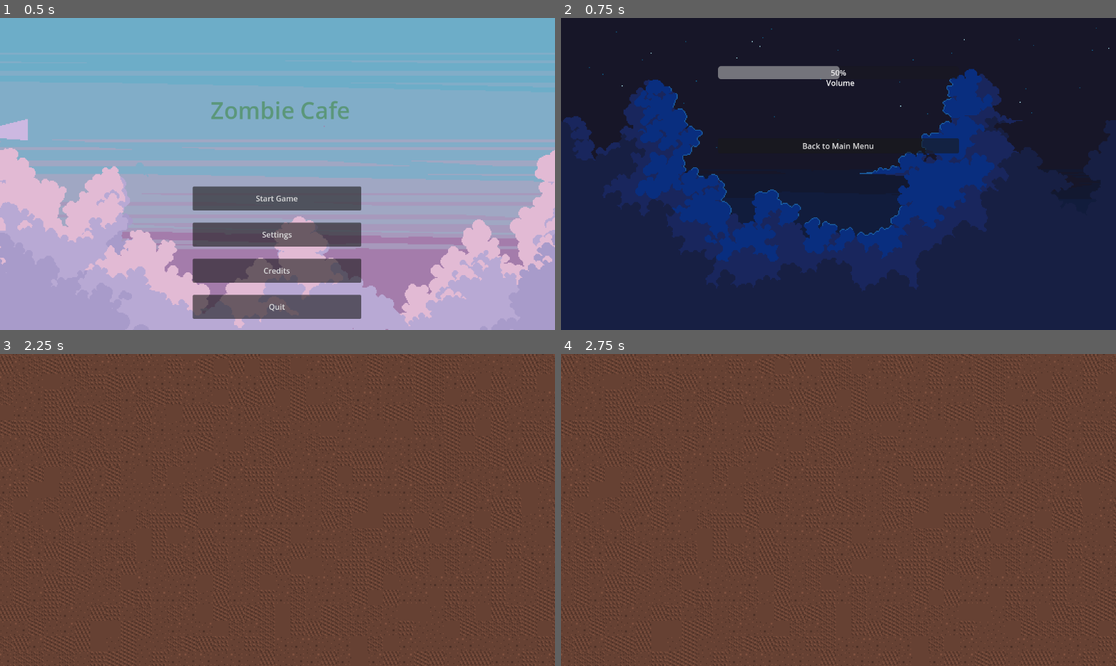
Above: before the commit, frames 1-4 (two rows, left to right).
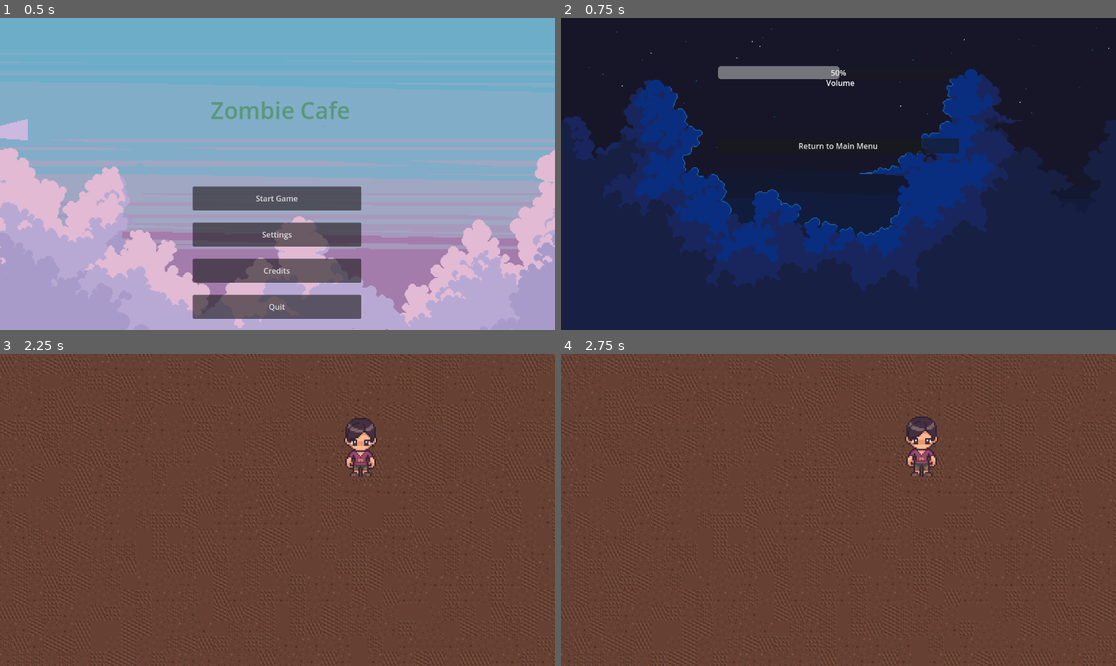
Above: after the commit, the same moments.

Repository: ratgaw/ZombieCafe
Game: Godot game, scene res://Scenes/main_menu.tscn
Two runs of this game, one before a commit and one after it. Both use one fixed random seed, a clock stepped at 60 frames per second and the inputs below. Before the commit the project starts from res://Scenes/Main Menu.tscn.
Inputs:
- Up to frame 1 (0.5 s): no input
- Up to frame 2 (0.75 s): click "Settings" at 0.5 s
- Up to frame 3 (2.25 s): click "Back to Main Menu" (after the commit: "Return to Main Menu") at 1.25 s; click "Start Game" at 2 s
- Up to frame 4 (2.75 s): no input

Frame 1 is identical in both runs. In frame 2, 0.2% of the frame differs, in the area x 42-57%, y 40-43%; in frame 3, 0.8%; in frame 4, 0.8%, in the area x 61-68%, y 20-40%.

Commit message:
Addition of First Characters/ Menu Polishing
- added loading screen before game
- fiddled around and streamlined menus more
- added idle animation villager to main game

Diff:
--- a/Main_Menu/Assets/Tiles/cafe_tileset.tres
+++ b/Main_Menu/Assets/Tiles/cafe_tileset.tres
@@ -1,6 +1,7 @@
-[gd_resource type="TileSet" load_steps=3 format=3 uid="uid://bbdk2kw5qsuvl"]
+[gd_resource type="TileSet" load_steps=5 format=3 uid="uid://bbdk2kw5qsuvl"]
 
 [ext_resource type="Texture2D" uid="uid://brs752yw77brd" path="res://Assets/Tiles/FD_Dungeon_Free.png" id="1_gb71j"]
+[ext_resource type="Texture2D" uid="uid://b3u0m1ak1rjre" path="res://Assets/Sprites/Zombie&Villager1_Animations.png" id="2_14vgk"]
 
 [sub_resource type="TileSetAtlasSource" id="TileSetAtlasSource_14vgk"]
 texture = ExtResource("1_gb71j")
@@ -2218,6 +2219,157 @@
 6:23/0 = 0
 7:23/0 = 0
 
+[sub_resource type="TileSetAtlasSource" id="TileSetAtlasSource_3u5ac"]
+resource_name = "Peasant1 & Zombie1"
+texture = ExtResource("2_14vgk")
+texture_region_size = Vector2i(32, 32)
+0:0/next_alternative_id = 2
+0:0/0 = 0
+1:0/0 = 0
+2:0/0 = 0
+3:0/0 = 0
+4:0/0 = 0
+5:0/0 = 0
+6:0/0 = 0
+7:0/0 = 0
+8:0/0 = 0
+9:0/0 = 0
+10:0/0 = 0
+11:0/0 = 0
+12:0/0 = 0
+13:0/0 = 0
+14:0/0 = 0
+15:0/0 = 0
+16:0/0 = 0
+17:0/0 = 0
+18:0/0 = 0
+19:0/0 = 0
+20:0/0 = 0
+21:0/0 = 0
+22:0/0 = 0
+23:0/0 = 0
+0:1/0 = 0
+1:1/0 = 0
+2:1/0 = 0
+3:1/0 = 0
+4:1/0 = 0
+5:1/0 = 0
+6:1/0 = 0
+7:1/0 = 0
+8:1/0 = 0
+9:1/0 = 0
+10:1/0 = 0
+11:1/0 = 0
+12:1/0 = 0
+13:1/0 = 0
+14:1/0 = 0
+15:1/0 = 0
+16:1/0 = 0
+17:1/0 = 0
+18:1/0 = 0
+19:1/0 = 0
+20:1/0 = 0
+21:1/0 = 0
+22:1/0 = 0
+23:1/0 = 0
+0:2/0 = 0
+1:2/0 = 0
+2:2/0 = 0
+3:2/0 = 0
+4:2/0 = 0
+5:2/0 = 0
+6:2/0 = 0
+7:2/0 = 0
+8:2/0 = 0
+9:2/0 = 0
+10:2/0 = 0
+11:2/0 = 0
+12:2/0 = 0
+13:2/0 = 0
+14:2/0 = 0
+15:2/0 = 0
+16:2/0 = 0
+17:2/0 = 0
+18:2/0 = 0
+19:2/0 = 0
+20:2/0 = 0
+21:2/0 = 0
+22:2/0 = 0
+23:2/0 = 0
+0:3/0 = 0
+1:3/0 = 0
+2:3/0 = 0
+3:3/0 = 0
+4:3/0 = 0
+5:3/0 = 0
+6:3/0 = 0
+7:3/0 = 0
+8:3/0 = 0
+9:3/0 = 0
+10:3/0 = 0
+11:3/0 = 0
+12:3/0 = 0
+13:3/0 = 0
+14:3/0 = 0
+15:3/0 = 0
+16:3/0 = 0
+17:3/0 = 0
+18:3/0 = 0
+19:3/0 = 0
+20:3/0 = 0
+21:3/0 = 0
+22:3/0 = 0
+23:3/0 = 0
+0:4/0 = 0
+1:4/0 = 0
+2:4/0 = 0
+3:4/0 = 0
+4:4/0 = 0
+5:4/0 = 0
+6:4/0 = 0
+7:4/0 = 0
+8:4/0 = 0
+9:4/0 = 0
+10:4/0 = 0
+11:4/0 = 0
+12:4/0 = 0
+13:4/0 = 0
+14:4/0 = 0
+15:4/0 = 0
+16:4/0 = 0
+17:4/0 = 0
+18:4/0 = 0
+19:4/0 = 0
+20:4/0 = 0
+21:4/0 = 0
+22:4/0 = 0
+23:4/0 = 0
+0:5/0 = 0
+1:5/0 = 0
+2:5/0 = 0
+3:5/0 = 0
+4:5/0 = 0
+5:5/0 = 0
+6:5/0 = 0
+7:5/0 = 0
+8:5/0 = 0
+9:5/0 = 0
+10:5/0 = 0
+11:5/0 = 0
+12:5/0 = 0
+13:5/0 = 0
+14:5/0 = 0
+15:5/0 = 0
+16:5/0 = 0
+17:5/0 = 0
+18:5/0 = 0
+19:5/0 = 0
+20:5/0 = 0
+21:5/0 = 0
+22:5/0 = 0
+23:5/0 = 0
+
 [resource]
 tile_size = Vector2i(32, 32)
 sources/0 = SubResource("TileSetAtlasSource_14vgk")
+sources/1 = SubResource("TileSetAtlasSource_3u5ac")
--- a/Main_Menu/Scenes/cafe_game.tscn
+++ b/Main_Menu/Scenes/cafe_game.tscn
@@ -1,9 +1,10 @@
-[gd_scene load_steps=5 format=4 uid="uid://b166kri0t125b"]
+[gd_scene load_steps=6 format=4 uid="uid://b166kri0t125b"]
 
 [ext_resource type="Script" uid="uid://8dns3g2eg8ct" path="res://Scripts/cafe_game_screen.gd" id="1_4hync"]
 [ext_resource type="TileSet" uid="uid://bbdk2kw5qsuvl" path="res://Assets/Tiles/cafe_tileset.tres" id="1_aygtp"]
 [ext_resource type="Script" uid="uid://bg45mnn3kevs7" path="res://Scripts/cafe_popup_options.gd" id="3_4wyqv"]
 [ext_resource type="AudioStream" uid="uid://clm416pxlbsle" path="res://Assets/Audio/Game Music.mp3" id="4_4wyqv"]
+[ext_resource type="PackedScene" uid="uid://0j31q5h1ra3y" path="res://Scenes/peasant_1.tscn" id="5_0ja1t"]
 
 [node name="Cafe Game" type="Node2D"]
 script = ExtResource("1_4hync")
@@ -35,4 +36,7 @@
 autoplay = true
 parameters/looping = true
 
+[node name="Peasant1" parent="." instance=ExtResource("5_0ja1t")]
+position = Vector2(171, -69)
+
 [connection signal="index_pressed" from="Game Options Menu" to="Game Options Menu" method="_on_index_pressed"]
--- /dev/null
+++ b/Main_Menu/Scenes/loading_screen.tscn
@@ -0,0 +1,27 @@
+[gd_scene load_steps=2 format=3 uid="uid://bonibj1ef1fjv"]
+
+[ext_resource type="Script" uid="uid://dsesqmsfbgr0h" path="res://Scripts/loading_screen.gd" id="1_oobaa"]
+
+[node name="Loading Screen" type="Control"]
+layout_mode = 3
+anchors_preset = 15
+anchor_right = 1.0
+anchor_bottom = 1.0
+grow_horizontal = 2
+grow_vertical = 2
+script = ExtResource("1_oobaa")
+
+[node name="Loading Progress" type="ProgressBar" parent="."]
+custom_minimum_size = Vector2(500, 0)
+layout_mode = 1
+anchors_preset = 8
+anchor_left = 0.5
+anchor_top = 0.5
+anchor_right = 0.5
+anchor_bottom = 0.5
+offset_left = -2.0
+offset_top = -13.5
+offset_right = 2.0
+offset_bottom = 13.5
+grow_horizontal = 2
+grow_vertical = 2
--- /dev/null
+++ b/Main_Menu/Scenes/msettings_menu.tscn
@@ -0,0 +1,86 @@
+[gd_scene load_steps=7 format=3 uid="uid://ds6dxue6o6u8f"]
+
+[ext_resource type="Texture2D" uid="uid://4a32ov8qxpjq" path="res://Assets/Backgrounds/Clouds/Clouds 3/1.png" id="1_73nxc"]
+[ext_resource type="Texture2D" uid="uid://bhrngutypr6vm" path="res://Assets/Backgrounds/Clouds/Clouds 3/3.png" id="2_gb75m"]
+[ext_resource type="Script" uid="uid://bwgk2xh2jw0k1" path="res://Scripts/msettings_menu_options.gd" id="3_a66el"]
+[ext_resource type="AudioStream" uid="uid://dgp16p668ijv7" path="res://Assets/Audio/Settings Menu Music.mp3" id="4_tgwfx"]
+
+[sub_resource type="StyleBoxTexture" id="StyleBoxTexture_qmswi"]
+texture = ExtResource("1_73nxc")
+
+[sub_resource type="StyleBoxTexture" id="StyleBoxTexture_nh0im"]
+texture = ExtResource("2_gb75m")
+
+[node name="MSettings Menu" type="Control"]
+layout_mode = 3
+anchors_preset = 15
+anchor_right = 1.0
+anchor_bottom = 1.0
+grow_horizontal = 2
+grow_vertical = 2
+
+[node name="Background" type="Panel" parent="."]
+layout_mode = 1
+anchors_preset = 15
+anchor_right = 1.0
+anchor_bottom = 1.0
+grow_horizontal = 2
+grow_vertical = 2
+theme_override_styles/panel = SubResource("StyleBoxTexture_qmswi")
+
+[node name="Background Clouds" type="Panel" parent="."]
+layout_mode = 1
+anchors_preset = 15
+anchor_right = 1.0
+anchor_bottom = 1.0
+grow_horizontal = 2
+grow_vertical = 2
+theme_override_styles/panel = SubResource("StyleBoxTexture_nh0im")
+
+[node name="MenuOptions" type="GridContainer" parent="."]
+custom_minimum_size = Vector2(500, 0)
+layout_mode = 1
+anchors_preset = -1
+anchor_left = 0.5
+anchor_right = 0.5
+anchor_bottom = 1.0
+offset_top = 100.0
+offset_bottom = -100.0
+grow_horizontal = 2
+grow_vertical = 2
+theme_override_constants/v_separation = 100
+script = ExtResource("3_a66el")
+
+[node name="Volume Control" type="Container" parent="MenuOptions"]
+custom_minimum_size = Vector2(0, 50)
+layout_mode = 2
+size_flags_horizontal = 3
+
+[node name="Volume Display" type="ProgressBar" parent="MenuOptions/Volume Control"]
+custom_minimum_size = Vector2(500, 0)
+layout_mode = 2
+size_flags_horizontal = 4
+
+[node name="RichTextLabel" type="RichTextLabel" parent="MenuOptions/Volume Control"]
+custom_minimum_size = Vector2(500, 70)
+layout_mode = 2
+text = "
+													  Volume"
+
+[node name="Volume Slider" type="HSlider" parent="MenuOptions/Volume Control"]
+visibility_layer = 0
+custom_minimum_size = Vector2(500, 30)
+layout_mode = 2
+size_flags_horizontal = 3
+
+[node name="Back to Main" type="Button" parent="MenuOptions"]
+layout_mode = 2
+text = "Return to Main Menu"
+
+[node name="Settings Music" type="AudioStreamPlayer" parent="."]
+stream = ExtResource("4_tgwfx")
+autoplay = true
+parameters/looping = true
+
+[connection signal="value_changed" from="MenuOptions/Volume Control/Volume Slider" to="MenuOptions" method="_on_volume_slider_value_changed"]
+[connection signal="pressed" from="MenuOptions/Back to Main" to="MenuOptions" method="_on_back_to_main_pressed"]
--- /dev/null
+++ b/Main_Menu/Scenes/peasant_1.tscn
@@ -0,0 +1,95 @@
+[gd_scene load_steps=11 format=3 uid="uid://0j31q5h1ra3y"]
+
+[ext_resource type="Texture2D" uid="uid://b3u0m1ak1rjre" path="res://Assets/Sprites/Zombie&Villager1_Animations.png" id="1_ig52h"]
+
+[sub_resource type="AtlasTexture" id="AtlasTexture_8dytm"]
+atlas = ExtResource("1_ig52h")
+region = Rect2(0, 98, 48, 47)
+
+[sub_resource type="AtlasTexture" id="AtlasTexture_241ve"]
+atlas = ExtResource("1_ig52h")
+region = Rect2(48, 98, 48, 47)
+
+[sub_resource type="AtlasTexture" id="AtlasTexture_328j1"]
+atlas = ExtResource("1_ig52h")
+region = Rect2(144, 98, 48, 47)
+
+[sub_resource type="AtlasTexture" id="AtlasTexture_gwnp8"]
+atlas = ExtResource("1_ig52h")
+region = Rect2(0, 98, 48, 47)
+
+[sub_resource type="AtlasTexture" id="AtlasTexture_vobeq"]
+atlas = ExtResource("1_ig52h")
+region = Rect2(48, 98, 48, 47)
+
+[sub_resource type="AtlasTexture" id="AtlasTexture_qf2gc"]
+atlas = ExtResource("1_ig52h")
+region = Rect2(96, 98, 48, 47)
+
+[sub_resource type="AtlasTexture" id="AtlasTexture_bxrfj"]
+atlas = ExtResource("1_ig52h")
+region = Rect2(144, 98, 48, 47)
+
+[sub_resource type="SpriteFrames" id="SpriteFrames_ywo1y"]
+animations = [{
+"frames": [{
+"duration": 1.0,
+"texture": SubResource("AtlasTexture_8dytm")
+}, {
+"duration": 1.0,
+"texture": SubResource("AtlasTexture_241ve")
+}, {
+"duration": 1.0,
+"texture": SubResource("AtlasTexture_328j1")
+}, {
+"duration": 1.0,
+"texture": SubResource("AtlasTexture_gwnp8")
+}, {
+"duration": 1.0,
+"texture": SubResource("AtlasTexture_vobeq")
+}, {
+"duration": 1.0,
+"texture": SubResource("AtlasTexture_qf2gc")
+}, {
+"duration": 1.0,
+"texture": SubResource("AtlasTexture_bxrfj")
+}, {
+"duration": 1.0,
+"texture": SubResource("AtlasTexture_8dytm")
+}, {
+"duration": 1.0,
+"texture": SubResource("AtlasTexture_241ve")
+}, {
+"duration": 1.0,
+"texture": SubResource("AtlasTexture_328j1")
+}, {
+"duration": 1.0,
+"texture": SubResource("AtlasTexture_8dytm")
+}, {
+"duration": 1.0,
+"texture": SubResource("AtlasTexture_241ve")
+}, {
+"duration": 1.0,
+"texture": SubResource("AtlasTexture_328j1")
+}],
+"loop": true,
+"name": &"Idle_Front",
+"speed": 5.0
+}]
+
+[sub_resource type="RectangleShape2D" id="RectangleShape2D_y8mpp"]
+size = Vector2(44, 97)
+
+[node name="Peasant1" type="CharacterBody2D"]
+
+[node name="AnimatedSprite2D" type="AnimatedSprite2D" parent="."]
+position = Vector2(0, -69)
+scale = Vector2(3, 3.009)
+sprite_frames = SubResource("SpriteFrames_ywo1y")
+animation = &"Idle_Front"
+autoplay = "Idle_Front"
+frame_progress = 0.6021314
+
+[node name="CollisionShape2D" type="CollisionShape2D" parent="."]
+position = Vector2(1, -54.5)
+shape = SubResource("RectangleShape2D_y8mpp")
--- a/Main_Menu/Scenes/Settings Menu.tscn
+++ b/Main_Menu/Scenes/settings_menu.tscn
@@ -1,15 +1,15 @@
-[gd_scene load_steps=7 format=3 uid="uid://ds6dxue6o6u8f"]
+[gd_scene load_steps=7 format=3 uid="uid://c56jo3dh6kwj4"]
 
-[ext_resource type="Script" uid="uid://bwgk2xh2jw0k1" path="res://Scripts/settings_menu_options.gd" id="1_du2mm"]
-[ext_resource type="Texture2D" uid="uid://4a32ov8qxpjq" path="res://Assets/Backgrounds/Clouds/Clouds 3/1.png" id="1_lpwt2"]
-[ext_resource type="AudioStream" uid="uid://dgp16p668ijv7" path="res://Assets/Audio/Settings Menu Music.mp3" id="2_bynqc"]
-[ext_resource type="Texture2D" uid="uid://bhrngutypr6vm" path="res://Assets/Backgrounds/Clouds/Clouds 3/3.png" id="2_cnmrj"]
+[ext_resource type="Texture2D" uid="uid://4a32ov8qxpjq" path="res://Assets/Backgrounds/Clouds/Clouds 3/1.png" id="1_h2y1r"]
+[ext_resource type="Texture2D" uid="uid://bhrngutypr6vm" path="res://Assets/Backgrounds/Clouds/Clouds 3/3.png" id="2_3etfd"]
+[ext_resource type="Script" uid="uid://cqi3gajodtog5" path="res://Scripts/settings_menu_options.gd" id="3_h2y1r"]
+[ext_resource type="AudioStream" uid="uid://dgp16p668ijv7" path="res://Assets/Audio/Settings Menu Music.mp3" id="4_fe37x"]
 
 [sub_resource type="StyleBoxTexture" id="StyleBoxTexture_qmswi"]
-texture = ExtResource("1_lpwt2")
+texture = ExtResource("1_h2y1r")
 
 [sub_resource type="StyleBoxTexture" id="StyleBoxTexture_nh0im"]
-texture = ExtResource("2_cnmrj")
+texture = ExtResource("2_3etfd")
 
 [node name="Settings Menu" type="Control"]
 layout_mode = 3
@@ -73,14 +73,14 @@
 layout_mode = 2
 size_flags_horizontal = 3
 
-[node name="Back to Main" type="Button" parent="MenuOptions"]
+[node name="Back to Game" type="Button" parent="MenuOptions"]
 layout_mode = 2
-text = "Back to Main Menu"
+text = "Return to Game"
 
 [node name="Settings Music" type="AudioStreamPlayer" parent="."]
-stream = ExtResource("2_bynqc")
+stream = ExtResource("4_fe37x")
 autoplay = true
 parameters/looping = true
 
 [connection signal="value_changed" from="MenuOptions/Volume Control/Volume Slider" to="MenuOptions" method="_on_volume_slider_value_changed"]
-[connection signal="pressed" from="MenuOptions/Back to Main" to="MenuOptions" method="_on_back_to_main_pressed"]
+[connection signal="pressed" from="MenuOptions/Back to Game" to="MenuOptions" method="_on_back_to_game_pressed"]
--- a/Main_Menu/Scripts/Globals.gd
+++ b/Main_Menu/Scripts/Globals.gd
@@ -3,5 +3,5 @@
 #declaring variables to be used over multiple scenes
 var master_bus = AudioServer.get_bus_index("Master")
 var music_volume = 0.5
-var last_scene = "res://Scenes/Main Menu.tscn"
+var last_scene = "res://Scenes/main_menu.tscn"
 var unmute = true
--- a/Main_Menu/Scripts/cafe_popup_options.gd
+++ b/Main_Menu/Scripts/cafe_popup_options.gd
@@ -1,19 +1,22 @@
 extends PopupMenu
+
+@onready var game_options_menu: PopupMenu = $"Game Options Menu"
 
 func _ready() -> void:
 	if Globals.unmute:
 		toggle_item_checked(2)
+	hide_on_checkable_item_selection = false
 
 #Controls Game Options Menu options
 func _on_index_pressed(index: int) -> void:
 	if index == 0:
 		#Takes user back to main menu
 		Globals.last_scene = get_tree().current_scene.scene_file_path
-		get_tree().change_scene_to_file("res://Scenes/Main Menu.tscn")
+		get_tree().change_scene_to_file("res://Scenes/main_menu.tscn")
 	if index == 1:
-		#Takes user to options menu
+		#Takes user to settings menu
 		Globals.last_scene = get_tree().current_scene.scene_file_path
-		get_tree().change_scene_to_file("res://Scenes/Settings Menu.tscn")
+		get_tree().change_scene_to_file("res://Scenes/settings_menu.tscn")
 		#Quickly mutes and un-mutes master volume, resetting volume to default of 50% should volume be muted then unmuted
 	if index == 2:
 		toggle_item_checked(2)
@@ -22,7 +25,6 @@
 			if Globals.music_volume == 0:
 				Globals.music_volume = 0.5
 				AudioServer.set_bus_volume_linear(Globals.master_bus,Globals.music_volume)
-
 		else:
 			AudioServer.set_bus_volume_linear(Globals.master_bus,0)
 			Globals.music_volume = 0
--- /dev/null
+++ b/Main_Menu/Scripts/loading_screen.gd
@@ -0,0 +1,22 @@
+extends Control
+
+const main_game_path = "res://Scenes/cafe_game.tscn"
+
+var loading_status : int
+var progress : Array[float]
+
+@onready var loading_bar : ProgressBar = $"Loading Progress"
+
+func _ready() -> void:
+	ResourceLoader.load_threaded_request(main_game_path)
+
+func _process(delta: float) -> void:
+	loading_status = ResourceLoader.load_threaded_get_status(main_game_path, progress)
+
+	match loading_status:
+		ResourceLoader.THREAD_LOAD_IN_PROGRESS:
+			loading_bar.value = progress[0] * 100
+		ResourceLoader.THREAD_LOAD_LOADED:
+			get_tree().change_scene_to_packed(ResourceLoader.load_threaded_get(main_game_path))
+		ResourceLoader.THREAD_LOAD_FAILED:
+			print("Error. Could not load resource.")
--- a/Main_Menu/Scripts/main_menu_options.gd
+++ b/Main_Menu/Scripts/main_menu_options.gd
@@ -1,4 +1,9 @@
 extends GridContainer
+
+#Declaring scenes as variables for ease of changing
+const loading_screen_path = "res://Scenes/loading_screen.tscn"
+const main_game_path = "res://Scenes/main_menu.tscn"
+const msettings_path = "res://Scenes/msettings_menu.tscn"
 
 # Called when the node enters the scene tree for the first time.
 func _ready() -> void:
@@ -13,8 +18,8 @@
 
 #Switches to main game screen
 func _on_start_game_pressed() -> void:
-	get_tree().change_scene_to_file("res://Scenes/cafe_game.tscn")
+	get_tree().change_scene_to_file(loading_screen_path)
 
 #Switches to settings menu
 func _on_settings_pressed() -> void:
-	get_tree().change_scene_to_file("res://Scenes/Settings Menu.tscn")
+	get_tree().change_scene_to_file(msettings_path)
--- /dev/null
+++ b/Main_Menu/Scripts/msettings_menu_options.gd
@@ -0,0 +1,34 @@
+extends GridContainer
+
+@onready var volume_display: ProgressBar = $"Volume Control/Volume Display"
+@onready var volume_slider: HSlider = $"Volume Control/Volume Slider"
+
+#Sets volume slider graphic to current volume level and adjusts volume to volume level set in global
+func _ready() -> void:
+	volume_slider.value = Globals.music_volume * 100
+	AudioServer.set_bus_volume_linear(Globals.master_bus,Globals.music_volume)
+
+
+# Called every frame. 'delta' is the elapsed time since the previous frame.
+func _process(delta: float) -> void:
+	pass
+
+#Returns user to previous screen on esc press
+func _input(leave_menu: InputEvent) -> void:
+	if leave_menu.is_action_pressed("options_menu"):
+		get_tree().change_scene_to_file(Globals.last_scene)
+		Globals.last_scene = "res://Scenes/msettings_menu.tscn"
+
+
+#Controls volume
+func _on_volume_slider_value_changed(value: float) -> void:
+	volume_display.value = value
+	var cvalue = value * 0.01
+	#setting global volume variable to changed volume level and adjusts current volume
+	AudioServer.set_bus_volume_linear(Globals.master_bus, cvalue)
+	Globals.music_volume = cvalue
+
+#Returns to main menu
+func _on_back_to_main_pressed() -> void:
+	Globals.last_scene = get_tree().current_scene.scene_file_path
+	get_tree().change_scene_to_file("res://Scenes/main_menu.tscn")
--- a/Main_Menu/Scripts/settings_menu_options.gd
+++ b/Main_Menu/Scripts/settings_menu_options.gd
@@ -1,5 +1,6 @@
 extends GridContainer
 
+const loading_screen_path = "res://Scenes/loading_screen.tscn"
 @onready var volume_display: ProgressBar = $"Volume Control/Volume Display"
 @onready var volume_slider: HSlider = $"Volume Control/Volume Slider"
 
@@ -17,7 +18,7 @@
 func _input(leave_menu: InputEvent) -> void:
 	if leave_menu.is_action_pressed("options_menu"):
 		get_tree().change_scene_to_file(Globals.last_scene)
-		Globals.last_scene = "res://Scenes/Settings Menu.tscn"
+		Globals.last_scene = "res://Scenes/settings_menu.tscn"
 
 
 #Controls volume
@@ -28,7 +29,7 @@
 	AudioServer.set_bus_volume_linear(Globals.master_bus, cvalue)
 	Globals.music_volume = cvalue
 
-#Returns to main menu
-func _on_back_to_main_pressed() -> void:
+	#Returns to game
+func _on_back_to_game_pressed() -> void:
 	Globals.last_scene = get_tree().current_scene.scene_file_path
-	get_tree().change_scene_to_file("res://Scenes/Main Menu.tscn")
+	get_tree().change_scene_to_file(loading_screen_path)
Binary file added: Main_Menu/Assets/Sprites/Zombie&Villager1_Animations.png
Not shown, added: Main_Menu/Assets/Sprites/Zombie&Villager1_Animations.png.import
Renamed: Main_Menu/Scenes/Main Menu.tscn -> Main_Menu/Scenes/main_menu.tscn
Not shown: 1 places in Main_Menu/Scenes/settings_menu.tscn that only renumber resources
Not shown, added: Main_Menu/Scripts/loading_screen.gd.uid
Not shown, added: Main_Menu/Scripts/msettings_menu_options.gd.uid
Not shown, changed: Main_Menu/Scripts/settings_menu_options.gd.uid
